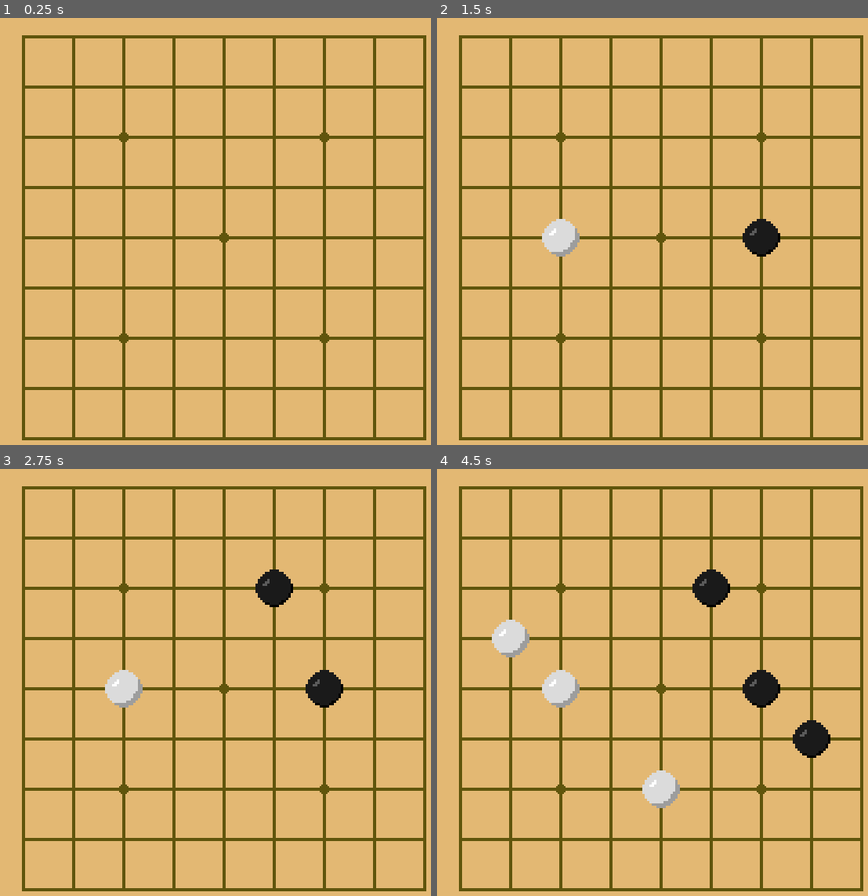
Above: before the commit, frames 1-4 (two rows, left to right).
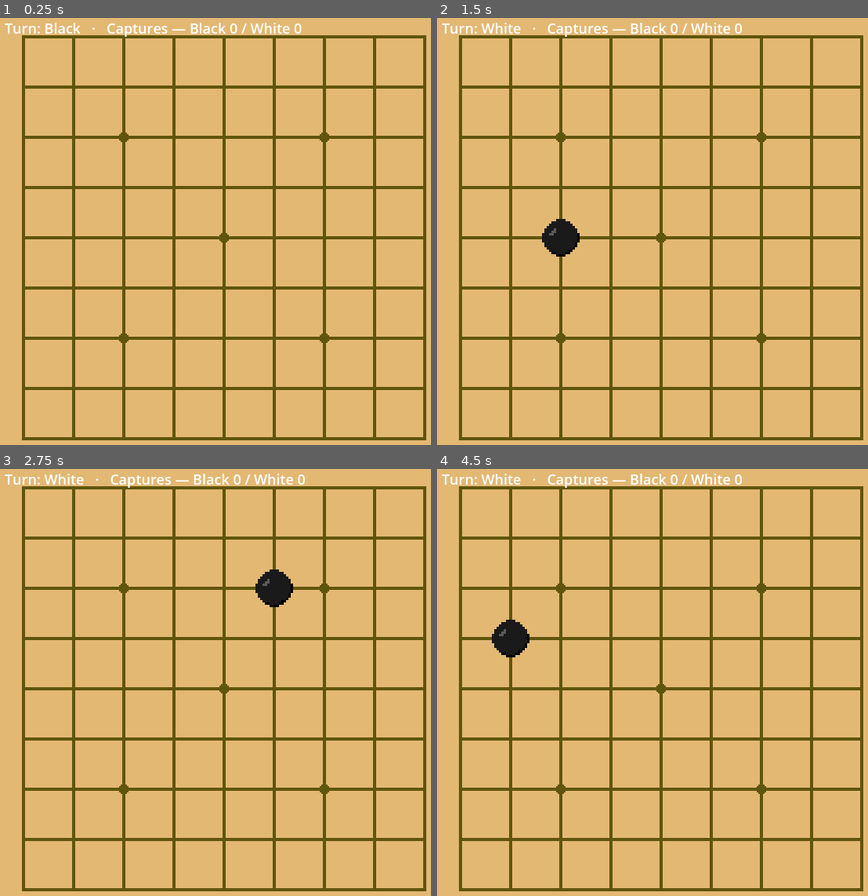
Above: after the commit, the same moments.

Repository: jxnhoongz/weiqi-gd
Game: Godot game, scene res://scenes/main.tscn
Two runs of this game, one before a commit and one after it. Both use one fixed random seed, a clock stepped at 60 frames per second and the inputs below.
Inputs (mouse positions are in pixels of both pictures, inside the frame that each line leads up to):
- Up to frame 1 (0.25 s): no input
- Up to frame 2 (1.5 s): tap Enter at 0.5 s; move the mouse to (760, 214) at 0.52 s; tap R at 0.6, 1.35 s; click (760, 214) at 0.67 s; tap Space at 1.25 s; move the mouse to (570, 261) at 1.27 s; click (570, 261) at 1.42 s
- Up to frame 3 (2.75 s): tap Enter at 2 s; move the mouse to (267, 588) at 2.02 s; tap R at 2.1 s; click (267, 588) at 2.17 s
- Up to frame 4 (4.5 s): tap Space at 2.75, 4.25 s; move the mouse to (639, 780) at 2.77 s; tap R at 2.85, 3.6, 4.35 s; click (639, 780) at 2.92 s; tap Enter at 3.5 s; move the mouse to (794, 755) at 3.52 s; click (794, 755) at 3.67 s; move the mouse to (527, 622) at 4.27 s; click (527, 622) at 4.42 s

The runs differ from the first frame. In frame 1, 0.6% of the frame differs, in the area x 1-70%, y 1-5%; in frame 2, 1.7%; in frame 3, 1.7%; in frame 4, 4.0%, in the area x 1-92%, y 1-80%.

Commit message:
feat: capture tally, 3-capture win, HUD label, restart (hotseat)

Diff:
--- a/scenes/main.tscn
+++ b/scenes/main.tscn
@@ -12,3 +12,13 @@
 [node name="Camera2D" type="Camera2D" parent="."]
 position = Vector2(144, 144)
 zoom = Vector2(2, 2)
+
+[node name="HUD" type="CanvasLayer" parent="."]
+
+[node name="StatusLabel" type="Label" parent="HUD"]
+offset_left = 8.0
+offset_top = 8.0
+offset_right = 568.0
+offset_bottom = 48.0
+theme_override_font_sizes/font_size = 18
+text = "You: Black  ·  Captures — Black 0 / White 0"
--- a/scripts/view/board_renderer.gd
+++ b/scripts/view/board_renderer.gd
@@ -14,6 +14,9 @@
 ## Visual size of stones relative to a grid cell. 1.0 = exactly one cell.
 ## Non-integer values (e.g. 1.5) may look slightly uneven; 2.0 is crispest.
 const STONE_SCALE := 1.5
+
+## Custom win condition for the 9x9 game: first to capture this many stones wins (提3子).
+const WIN_CAPTURES := 3
 
 # Board tile atlas coordinates (col, row) — see spec section 6.
 const TILE_TL := Vector2i(0, 0)
@@ -40,6 +43,7 @@
 
 @onready var board_layer: TileMapLayer = $BoardLayer
 @onready var stones: Node2D = $Stones
+@onready var status_label: Label = $HUD/StatusLabel
 
 var _texture: Texture2D
 var _state: BoardState
@@ -47,6 +51,9 @@
 # The board position just before the last applied move — what a ko (打劫)
 # recapture would illegally recreate. Null until the first move is made.
 var _prev_state: BoardState = null
+# Cumulative captured-stone counts, keyed by the capturing color.
+var _captures := {BoardState.Point.BLACK: 0, BoardState.Point.WHITE: 0}
+var _game_over := false
 # Maps a grid coord (Vector2i) to its placed Sprite2D, so stones can be
 # removed when they are captured.
 var _stone_sprites: Dictionary = {}
@@ -59,6 +66,7 @@
 	board_layer.tile_set = TilesetBuilder.build(_texture)
 	_state = BoardState.empty()
 	_paint_board()
+	_update_status()
 
 func _paint_board() -> void:
 	for y in BoardState.SIZE:
@@ -96,26 +104,67 @@
 	return STONE_REGION_BLACK if color == BoardState.Point.BLACK else STONE_REGION_WHITE
 
 func _unhandled_input(event: InputEvent) -> void:
+	if event is InputEventKey and event.pressed and event.keycode == KEY_R:
+		_reset()
+		return
+	if _game_over:
+		return
 	if event is InputEventMouseButton and event.pressed \
 			and event.button_index == MOUSE_BUTTON_LEFT:
 		var cell := board_layer.local_to_map(board_layer.get_local_mouse_position())
-		_try_place(cell.x, cell.y)
+		_apply_move(cell.x, cell.y, _current_color)
 
-func _try_place(x: int, y: int) -> void:
+## Applies a move for `color` if legal. Returns true if a stone was placed.
+func _apply_move(x: int, y: int, color: int) -> bool:
+	if _game_over:
+		return false
 	if not _state.in_bounds(x, y):
-		return
+		return false
 	if not _state.is_empty(x, y):
-		return
-	var result := GoRules.place(_state, x, y, _current_color, _prev_state)
+		return false
+	var result := GoRules.place(_state, x, y, color, _prev_state)
 	if not result["ok"]:
-		return  # illegal (suicide or ko) — ignore the click
+		return false
 	var position_before_move := _state
 	_state = result["state"]
-	_add_stone_sprite(x, y, _current_color)
-	for captured in result["captured"]:
-		_remove_stone_sprite(captured.x, captured.y)
+	_add_stone_sprite(x, y, color)
+	var captured: Array = result["captured"]
+	for c in captured:
+		_remove_stone_sprite(c.x, c.y)
+	_captures[color] += captured.size()
 	_prev_state = position_before_move
-	_current_color = BoardState.Point.WHITE if _current_color == BoardState.Point.BLACK else BoardState.Point.BLACK
+	if _captures[color] >= WIN_CAPTURES:
+		_game_over = true
+	else:
+		_current_color = _opponent(color)
+	_update_status()
+	return true
+
+func _opponent(color: int) -> int:
+	return BoardState.Point.WHITE if color == BoardState.Point.BLACK else BoardState.Point.BLACK
+
+func _update_status() -> void:
+	if status_label == null:
+		return
+	var b: int = _captures[BoardState.Point.BLACK]
+	var w: int = _captures[BoardState.Point.WHITE]
+	if _game_over:
+		var winner := "Black" if b >= WIN_CAPTURES else "White"
+		status_label.text = "%s wins! (提3子)  Black %d · White %d   —   press R to restart" % [winner, b, w]
+	else:
+		var turn := "Black" if _current_color == BoardState.Point.BLACK else "White"
+		status_label.text = "Turn: %s   ·   Captures — Black %d / White %d" % [turn, b, w]
+
+func _reset() -> void:
+	for key in _stone_sprites.keys():
+		_stone_sprites[key].queue_free()
+	_stone_sprites.clear()
+	_state = BoardState.empty()
+	_prev_state = null
+	_current_color = BoardState.Point.BLACK
+	_captures = {BoardState.Point.BLACK: 0, BoardState.Point.WHITE: 0}
+	_game_over = false
+	_update_status()
 
 func _add_stone_sprite(x: int, y: int, color: int) -> void:
 	var sprite := Sprite2D.new()
